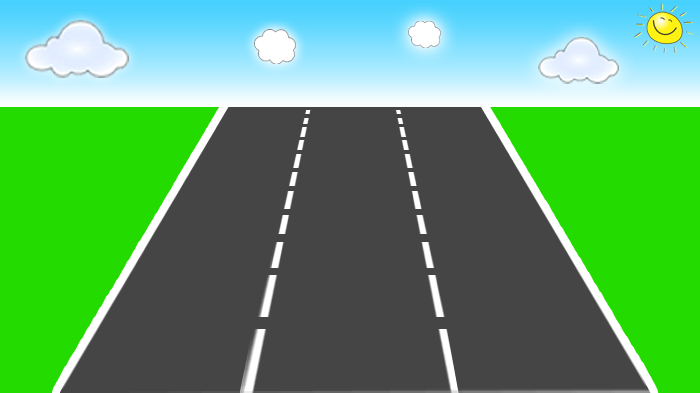
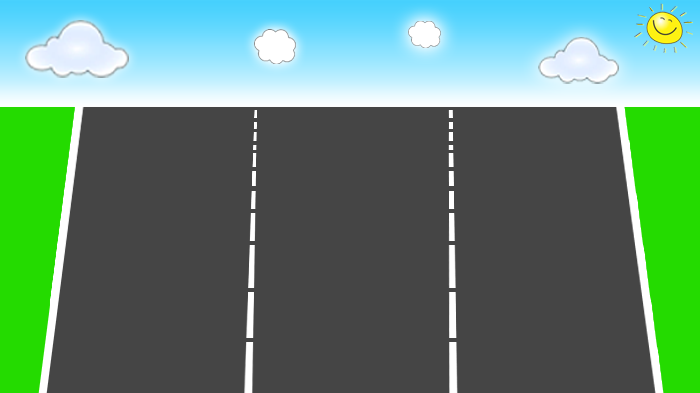
Comparing the layer stacks of the two (700, 393) images. Changes:
added layer "Layer 9" above "links rijstrook" over (244, 110, 458, 393)
added layer "Layer 8" above "rechtsrijstrook copy" over (38, 106, 664, 393)
hid "rechtsrijstrook copy", moved it above "Layer 4", painted on it over (240, 110, 462, 393)
painted on "Layer 4" over (60, 106, 654, 393)
